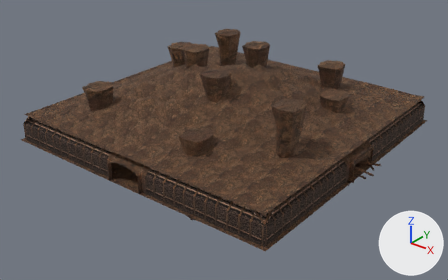
One commit to the glTF model assets/meshes/lvl1/lvl1.gltf: the scene before it, then after it.
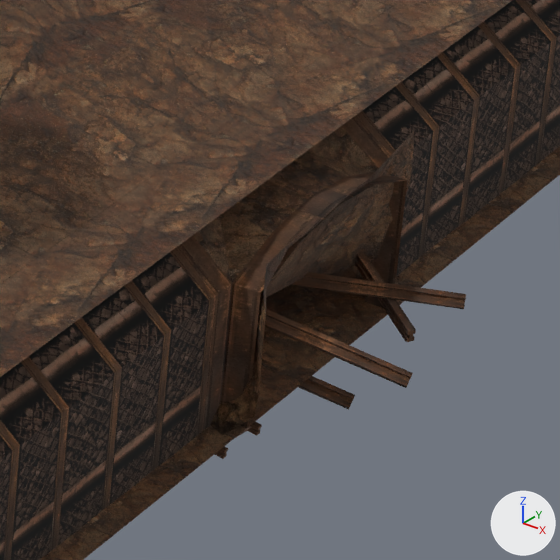
The first picture shows the older version from a 50 mm lens placed at (49.2, -63.0, 37.1), pointed at (0.6, -2.3, -0.5). The close-ups show the older and then the newer version on the part from 71% to 88% of the width and 45% to 71% of the height of that picture. Only the edits that show in the close-ups are written down. The lights are fixed; the arrows at lower right show +X, +Y and +Z. Objects named as collision shapes, trigger or cutter boxes, shadow casters or lower levels of detail are left out. Where no turn or scale is listed for an object, it has been applied to the vertices.

The older version as bpy lines, for what is in view:
```python
ob_ceiling_col = bpy.data.objects.new('ceiling-col', me_ceiling_col)
ob_ceiling_col.location = (0.0, 0.0, 0.0)
ob_cube = bpy.data.objects.new('Cube', me_cube_004)
ob_cube.location = (20.23, 2.09, 0.78)
ob_cube.rotation_euler = (0.0819, 0.237, -0.63)  # degrees (4.7, 14, -36)
ob_cube_002 = bpy.data.objects.new('Cube.002', me_cube_004)
ob_cube_002.location = (20.44, 1.59, 0.8)
ob_cube_002.rotation_euler = (-0.586, -0.0412, 0.288)  # degrees (-34, -2.4, 17)
ob_cube_003 = bpy.data.objects.new('Cube.003', me_cube_004)
ob_cube_003.location = (21.17, -1.78, 1.51)
ob_cube_003.rotation_euler = (-0.719, 0.237, 0.225)  # degrees (-41, 14, 13)
ob_cube_004 = bpy.data.objects.new('Cube.004', me_cube_004)
ob_cube_004.location = (19.62, -0.36, -0.05)
ob_cube_004.rotation_euler = (-0.719, 0.237, 0.225)  # degrees (-41, 14, 13)
ob_cube_006 = bpy.data.objects.new('Cube.006', me_cube_001)
ob_cube_006.location = (28.7, -0.88, 0.02)
ob_door_closed = bpy.data.objects.new('door_closed', me_props)
ob_door_closed.location = (20.5, -0.05, 0.0)
# also in view: 'walls-col.002' at (19.4, 0.0, 1.9); 'ground' at (0.0, 0.0, 0.0)
```
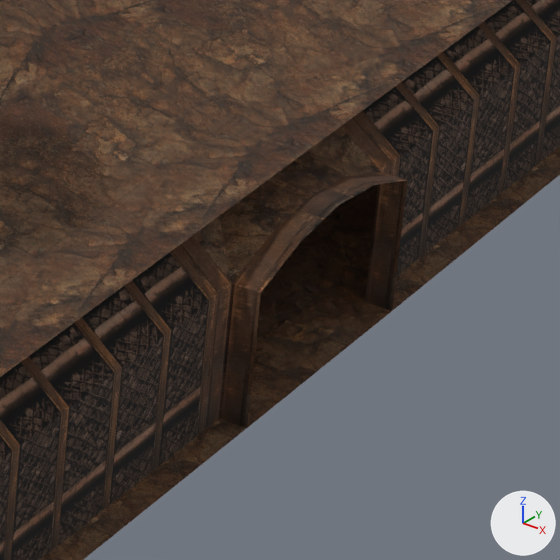
Diff of the bpy script that builds the scene:
```diff
--- a/assets/meshes/lvl1/lvl1.gltf.py
+++ b/assets/meshes/lvl1/lvl1.gltf.py
@@ ob_door_closed @@
-ob_door_closed = bpy.data.objects.new('door_closed', me_props)
-ob_door_closed.location = (20.5, -0.05, 0.0)
@@ ob_cube @@
-ob_cube = bpy.data.objects.new('Cube', me_cube_004)
-ob_cube.location = (20.23, 2.09, 0.78)
-ob_cube.rotation_euler = (0.0819, 0.237, -0.63)  # degrees (4.7, 14, -36)
@@ ob_cube_002 @@
-ob_cube_002 = bpy.data.objects.new('Cube.002', me_cube_004)
-ob_cube_002.location = (20.44, 1.59, 0.8)
-ob_cube_002.rotation_euler = (-0.586, -0.0412, 0.288)  # degrees (-34, -2.4, 17)
@@ ob_cube_003 @@
-ob_cube_003 = bpy.data.objects.new('Cube.003', me_cube_004)
-ob_cube_003.location = (21.17, -1.78, 1.51)
-ob_cube_003.rotation_euler = (-0.719, 0.237, 0.225)  # degrees (-41, 14, 13)
@@ ob_cube_004 @@
-ob_cube_004 = bpy.data.objects.new('Cube.004', me_cube_004)
-ob_cube_004.location = (19.62, -0.36, -0.05)
-ob_cube_004.rotation_euler = (-0.719, 0.237, 0.225)  # degrees (-41, 14, 13)
@@ ob_cube_006 @@
-ob_cube_006 = bpy.data.objects.new('Cube.006', me_cube_001)
-ob_cube_006.location = (28.7, -0.88, 0.02)
```

Location of each change, (x1, y1, x2, y2) in pixels of the close-ups (560 x 560 px):
'door_closed', deleted (brown)
    before: (211, 131, 414, 435)
'Cube.003', deleted (brown)
    before: (265, 309, 413, 388)
'Cube.002', deleted (brown)
    before: (291, 272, 466, 309)
'Cube', deleted (brown)
    before: (355, 253, 416, 342)
'Cube.004', deleted (brown)
    before: (262, 354, 355, 410)
'Cube.006', deleted (mostly hidden)
    before: (215, 421, 262, 459)
